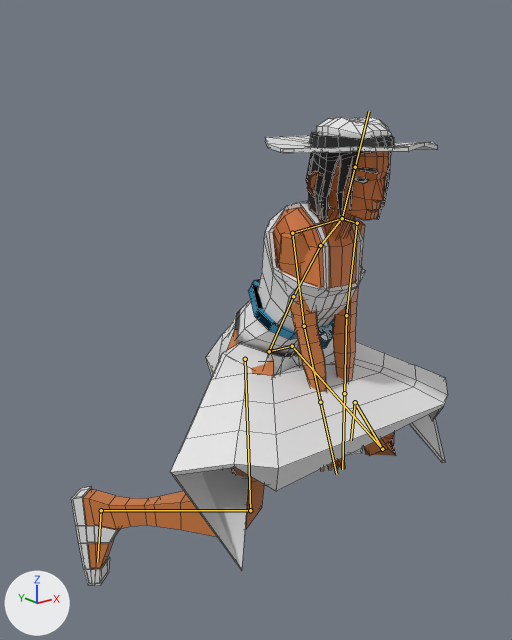
The FBX model Assets/Characters_NEW/FEMALE/COSTUME3_FEMALE.fbx: old version first, new version second.
Rendered twice from a 50 mm lens placed at (-4.17, -6.12, 4.15), pointed at (-0.26, -1.23, 2.19). Lighting does not change. The marker at lower left points along +X, +Y and +Z. The picture after the commit comes second. Both versions are drawn at frame 15 of the action 'Armature|Jump'; the numbers are the values there. The bones that change, and the others that lie on the model, are drawn over the model as lines. Mesh edges are drawn as thin lines.

The first picture shows 'Body.001', 'Body.007'.
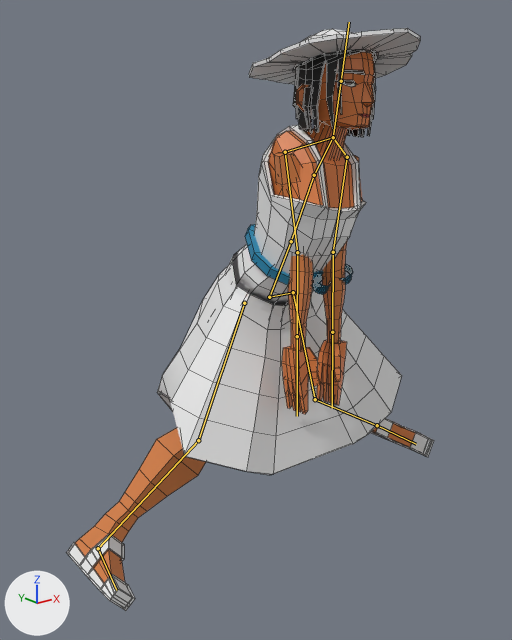
Changed parts and their boxes (x1, y1, x2, y2) in the pictures (512 x 640 px):
```json
{"object": "Body.007", "change": "posed", "before": [71, 117, 448, 586], "after": [67, 28, 434, 611], "on screen": "24% taller"}
{"object": "Body.001", "change": "posed", "before": [83, 152, 396, 569], "after": [75, 52, 415, 583], "on screen": "9% wider, 27% taller"}
{"bone": "Bone", "before": "(269, 351) to (293, 296)", "after": "(269, 297) to (291, 241)"}
{"bone": "Bone.001", "before": "(293, 296) to (320, 245)", "after": "(291, 241) to (314, 175)"}
{"bone": "Bone.005.L", "before": "(357, 223) to (346, 315)", "after": "(347, 157) to (333, 252)"}
{"bone": "Bone.006.L", "before": "(346, 315) to (344, 393)", "after": "(333, 252) to (332, 332)"}
{"bone": "Bone.005.R", "before": "(292, 233) to (304, 326)", "after": "(285, 152) to (297, 252)"}
{"bone": "Bone.006.R", "before": "(304, 326) to (320, 402)", "after": "(297, 252) to (297, 336)"}
{"bone": "Bone.007", "before": "(269, 351) to (292, 346)", "after": "(269, 297) to (293, 292)"}
{"bone": "Bone.008.L", "before": "(292, 346) to (382, 449)", "after": "(293, 292) to (315, 399)"}
{"bone": "Bone.009.L", "before": "(382, 449) to (355, 402)", "after": "(315, 399) to (377, 425)"}
{"bone": "Bone.008.R", "before": "(245, 359) to (250, 510)", "after": "(244, 303) to (198, 440)"}
{"bone": "Bone.009.R", "before": "(250, 510) to (101, 510)", "after": "(198, 440) to (98, 548)"}
```

The change, as JSON lines over the scene's bpy script:
```json
{"block": "bone_bone", "where": "bone_bone = bpy.data.objects['Armature'].pose.bones['Bone']"}
{"op": "set", "path": "bone_bone.location", "old": "(0.0, -1.8, -0.13)", "new": "(0.0, -1.03, -0.07)"}
{"op": "set", "path": "bone_bone.rotation_quaternion", "old": "(0.96, 0.28, 0.0, 0.0)", "new": "(0.948, 0.313, -0.031, 0.044)", "note": "degrees (33, 0, 0) -> degrees (36, -5, 4)"}
{"block": "bone_bone_001", "where": "bone_bone_001 = bpy.data.objects['Armature'].pose.bones['Bone.001']  # child of 'Bone'"}
{"op": "set", "path": "bone_bone_001.rotation_quaternion", "old": "(0.999, 0.051, 0.0, 0.0)", "new": "(0.989, -0.106, 0.024, -0.103)", "note": "degrees (6, 0, 0) -> degrees (-12, 1, -12)"}
{"block": "bone_bone_005_l", "where": "bone_bone_005_l = bpy.data.objects['Armature'].pose.bones['Bone.005.L']  # child of 'Bone.004.L'"}
{"op": "set", "path": "bone_bone_005_l.rotation_quaternion", "old": "(0.721, 0.56, 0.101, -0.395)", "new": "(0.7, 0.275, -0.166, -0.638)", "note": "degrees (64, 36, -34) -> degrees (37, 7, -82)"}
{"block": "bone_bone_006_l", "where": "bone_bone_006_l = bpy.data.objects['Armature'].pose.bones['Bone.006.L']  # child of 'Bone.005.L'"}
{"op": "set", "path": "bone_bone_006_l.rotation_quaternion", "old": "(0.997, 0.045, -0.012, -0.053)", "new": "(1.0, 0.0, 0.0, 0.0)", "note": "degrees (5, -1, -6) -> degrees (0, 0, 0)"}
{"block": "bone_bone_005_r", "where": "bone_bone_005_r = bpy.data.objects['Armature'].pose.bones['Bone.005.R']  # child of 'Bone.004.R'"}
{"op": "set", "path": "bone_bone_005_r.rotation_quaternion", "old": "(0.697, 0.567, -0.077, 0.431)", "new": "(0.678, 0.303, 0.127, 0.657)", "note": "degrees (65, -37, 40) -> degrees (36, -13, 84)"}
{"block": "bone_bone_006_r", "where": "bone_bone_006_r = bpy.data.objects['Armature'].pose.bones['Bone.006.R']  # child of 'Bone.005.R'"}
{"op": "set", "path": "bone_bone_006_r.rotation_quaternion", "old": "(0.999, 0.042, 0.001, 0.035)", "new": "(1.0, 0.0, 0.0, 0.0)", "note": "degrees (5, 0, 4) -> degrees (0, 0, 0)"}
{"block": "bone_bone_007", "where": "bone_bone_007 = bpy.data.objects['Armature'].pose.bones['Bone.007']"}
{"op": "set", "path": "bone_bone_007.location", "old": "(0.0, 0.04, -1.8)", "new": "(0.0, 0.02, -1.03)"}
{"block": "bone_bone_008_l", "where": "bone_bone_008_l = bpy.data.objects['Armature'].pose.bones['Bone.008.L']  # child of 'Bone.007'"}
{"op": "set", "path": "bone_bone_008_l.rotation_quaternion", "old": "(0.866, 0.095, -0.313, -0.378)", "new": "(0.988, 0.155, -0.017, 0.0)", "note": "degrees (27, -28, -54) -> degrees (18, -2, 0)"}
{"block": "bone_bone_009_l", "where": "bone_bone_009_l = bpy.data.objects['Armature'].pose.bones['Bone.009.L']  # child of 'Bone.008.L'"}
{"op": "set", "path": "bone_bone_009_l.rotation_quaternion", "old": "(0.334, 0.191, 0.568, 0.727)", "new": "(0.948, 0.319, -0.019, 0.0)", "note": "degrees (74, 6, 135) -> degrees (37, -2, -1)"}
{"block": "bone_bone_008_r", "where": "bone_bone_008_r = bpy.data.objects['Armature'].pose.bones['Bone.008.R']  # child of 'Bone.007'"}
{"op": "set", "path": "bone_bone_008_r.rotation_quaternion", "old": "(0.877, 0.083, 0.277, 0.384)", "new": "(0.99, 0.14, 0.015, -0.002)", "note": "degrees (23, 25, 52) -> degrees (16, 2, 0)"}
{"block": "bone_bone_009_r", "where": "bone_bone_009_r = bpy.data.objects['Armature'].pose.bones['Bone.009.R']  # child of 'Bone.008.R'"}
{"op": "set", "path": "bone_bone_009_r.rotation_quaternion", "old": "(0.333, 0.229, -0.606, -0.686)", "new": "(0.956, 0.293, 0.018, 0.0)", "note": "degrees (81, -5, -133) -> degrees (34, 2, 1)"}
```
